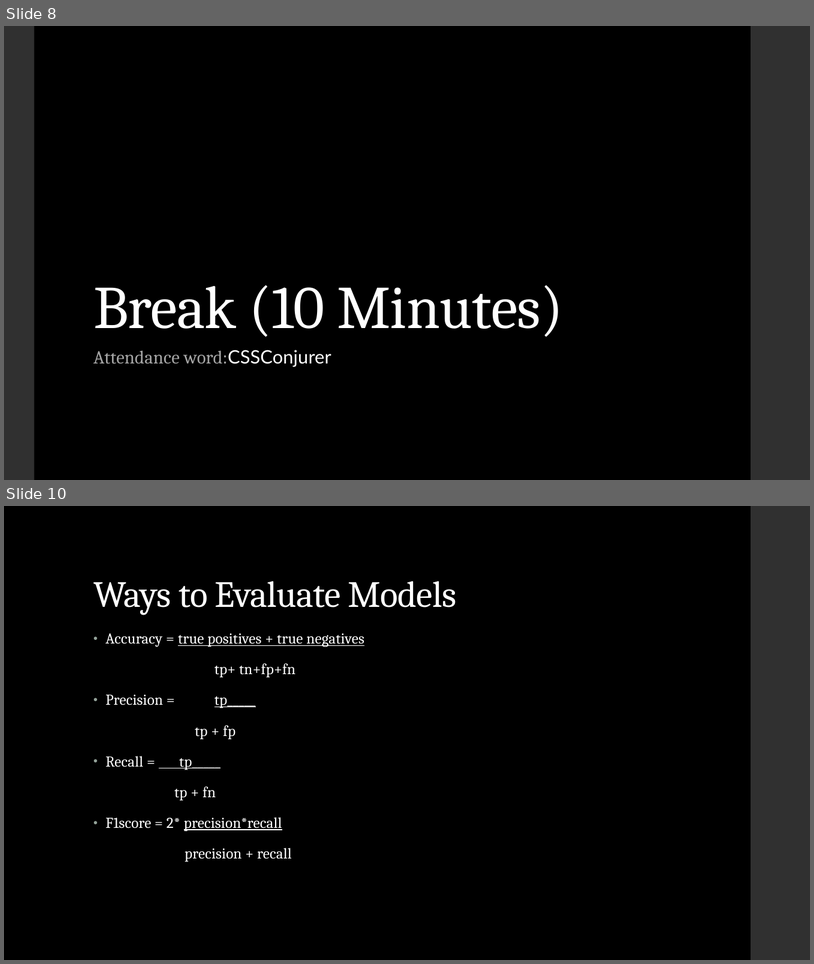
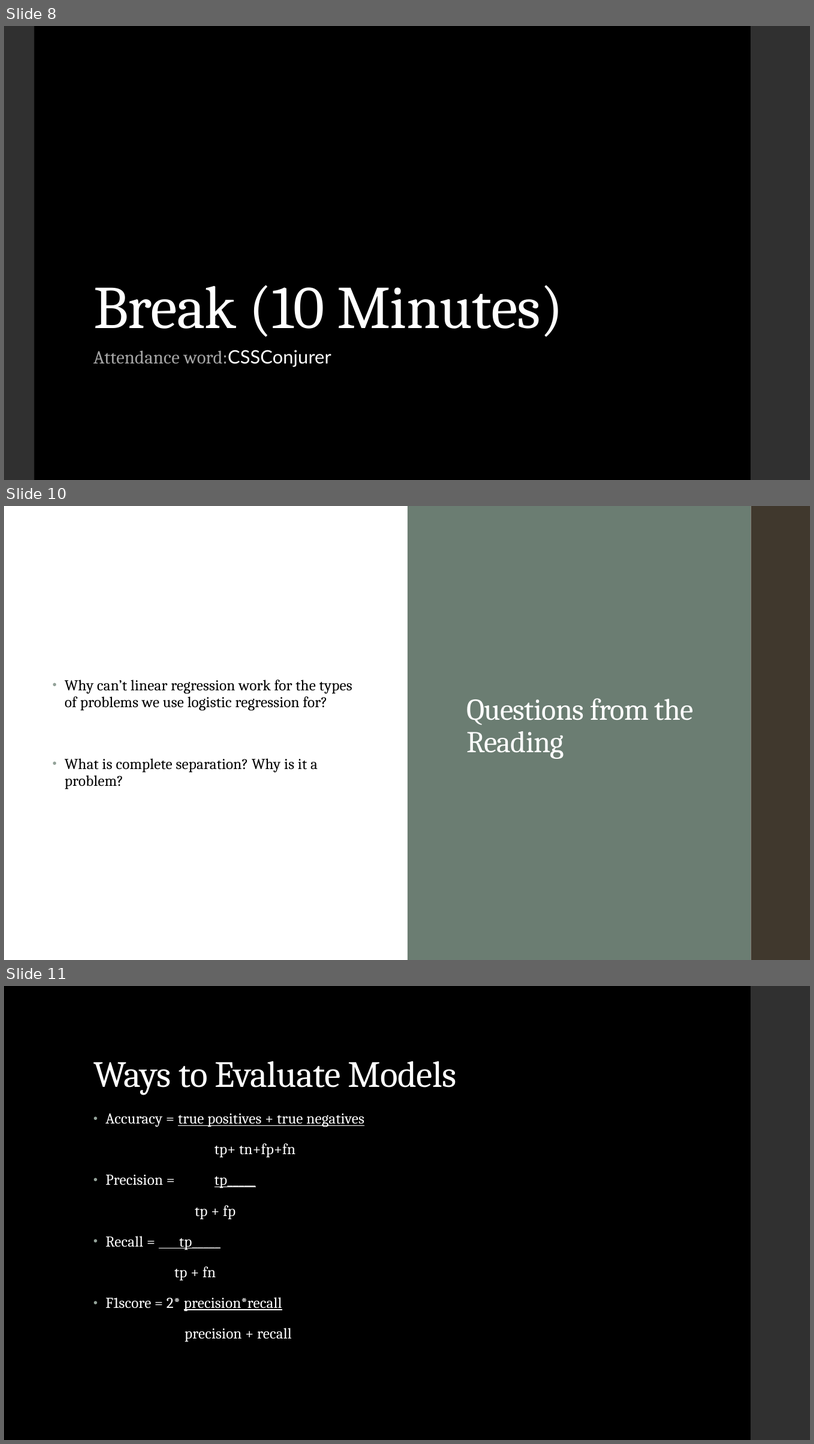
Before and after one commit to ytaiwo/Homework, a slide deck: week_14/week_14_presentation.pptx. Shown one above the other, each under a label of ours: slides 8 and 10 before the commit, slides 8, 10 and 11 after it; the slides between them are not shown. The pictures are 814x964 and 814x1444 pixels, drawn with LibreOffice and Linux fonts; fonts in the diff are those of the drawing. Boxes give left, top, right and bottom in pixels: in the first picture for what was removed or moved away, otherwise in the second. Text is boxed around its words. In the diff, an @@ line names an element or a change of style, - is before the commit and + after.

```diff
--- a/week_14/week_14_presentation.pptx
+++ b/week_14/week_14_presentation.pptx
@@ slide 10 added at bbox=[4, 506, 810, 960], background #FFFFFF @@
@@ rectangle added at bbox=[4, 506, 751, 960], fill #FFFFFF @@
@@ rectangle added at bbox=[408, 506, 751, 960], fill #6B7D72 @@
@@ rectangle added at bbox=[751, 506, 810, 960], fill #40382D @@
@@ text added at bbox=[65, 679, 353, 789], 18 pt, text #000000 @@
+• Why can’t linear regression work for the types of problems we use logistic regression for?
+• What is complete separation? Why is it a problem?
@@ title added at bbox=[467, 698, 694, 759], 36 pt, text #FFFFFF @@
+Questions from the Reading
@@ what was slide 10 is now slide 11 @@
```
Also in this commit, not shown: 3 slides changed, 4 other files.
